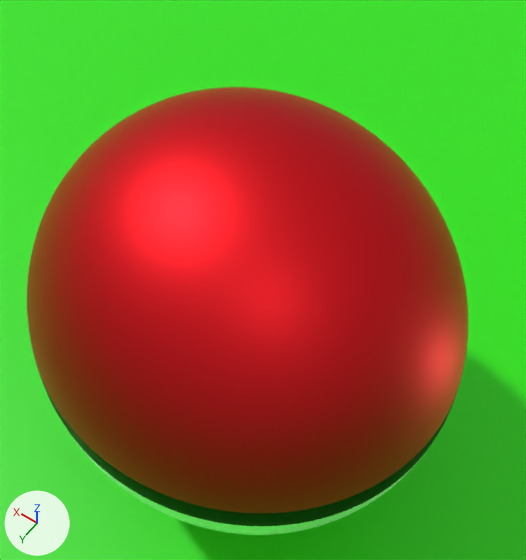
Renders of the Blender file Blender/POkeBallProper Animation.blend from each side of a commit.
Both versions are drawn from a camera (50 mm lens) standing at (-1.81, 4.73, 12.85) and looking at (2.3, -1.03, 3.8). The axes (+X, +Y, +Z) are drawn at lower left. The lights are the same throughout. The picture after the commit comes second.

The older version as bpy lines, for what is in view:
```python
me_plane = bpy.data.meshes.new('Plane')
me_plane.from_pydata([(-1.0, -1.0, 0.0), (1.0, -1.0, 0.0), (-1.0, 1.0, 0.0), (1.0, 1.0, 0.0)], [], [(0, 1, 3, 2)])
me_plane.materials.append(mat_material)  # green #2be700
me_sphere = bpy.data.meshes.new('Sphere')
me_sphere.from_pydata(...)  # 6536 vertices, 6534 faces; spans x -10.0..10.0, y -10.0..10.0, z -10.1..10.0
# faces by material slot: [3057, 3176, 293, 8]
me_sphere.materials.append(mat_material_001)  # red #e7232b
me_sphere.materials.append(mat_material_002)  # white #ffffff
me_sphere.materials.append(mat_material_003)  # black #000000
me_sphere.materials.append(mat_material_004)  # grey #bbbbbb
ob_plane = bpy.data.objects.new('Plane', me_plane)
ob_plane.location = (2.59, 0.0, -0.57)
ob_plane.scale = (77.2, 43.9, -0.742)
ob_sphere = bpy.data.objects.new('Sphere', me_sphere)
ob_sphere.location = (2.48, -0.82, 3.11)
ob_sphere.rotation_euler = (3.137, -0.0362, -0.245)  # degrees (180, -2.1, -14)
ob_sphere.scale = (0.359, 0.336, 0.352)
_m = ob_sphere.modifiers.new('Subdivision', 'SUBSURF')
_m.levels = 2
```
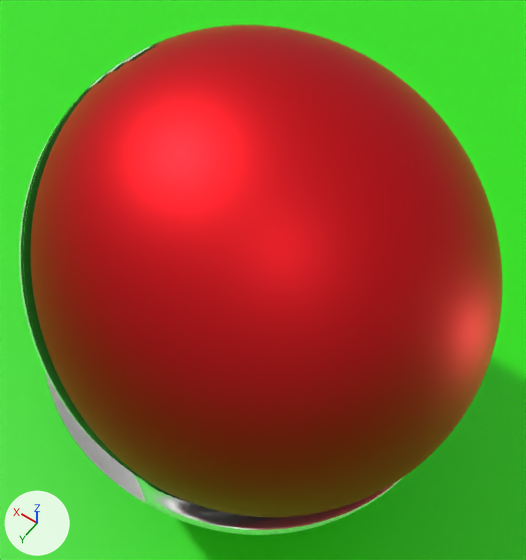
Pixel boxes [x1, y1, x2, y2] of what changed, in the pictures (526 x 560 px; the box of a moved part takes in the faces that stretch with it):
'Sphere', reshaped (10% wider, 14% taller)
    before: [27, 87, 468, 535]
    after: [19, 25, 502, 535]
part 1 of me_sphere, moved or reshaped
    before: [27, 87, 468, 523]
    after: [23, 25, 502, 517]
part 2 of me_sphere, moved or reshaped
    before: [61, 420, 433, 529]
    after: [19, 64, 347, 525]

The change in detail:
me_sphere is used by ob_sphere; location (2.48, -0.82, 3.11); rotation (3.137, -0.0362, -0.245), in degrees (180, -2.1, -14); scale (0.359, 0.336, 0.352).
me_sphere had 6536 vertices, 6534 faces and spanned x -10.0..10.0, y -10.0..10.0, z -10.1..10.0.
me_sphere now has 6536 vertices, 6470 faces and spans x -10.5..9.8, y -9.9..10.2, z -13.3..10.0.
me_sphere part 1: the loose piece of 3268 vertices spanning x -10.0..10.0, y -10.0..10.0, z -10.1..-0.1 is multiplied about its middle by the matrix ((0.719, 0.091, 0.674), (-0.09, 0.995, -0.054), (-0.705, -0.02, 0.724)), then moved by (-4.0, 0.5, -1.8).
me_sphere part 2: 121 vertices moved from x -10.0..2.8, y -10.0..10.0, z 0.0..1.0 to x -7.8..2.4, y -9.8..10.2, z -4.8..4.2; 164 vertices removed from x -3.4..10.0, y -9.9..10.0, z 0.0..1.4; 164 vertices added at x -3.2..7.6, y -9.8..10.1, z -10.2..0.1.
